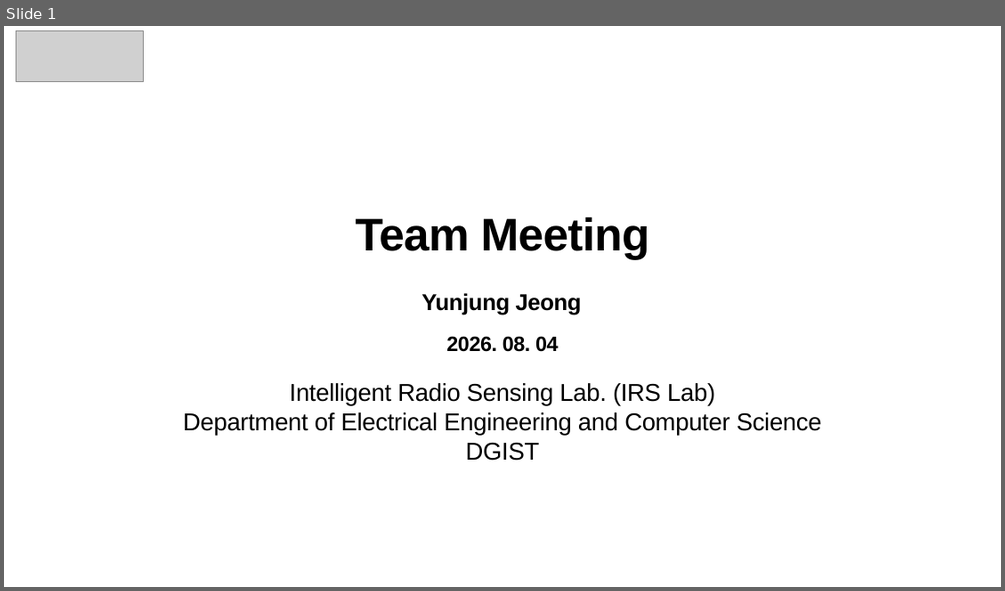
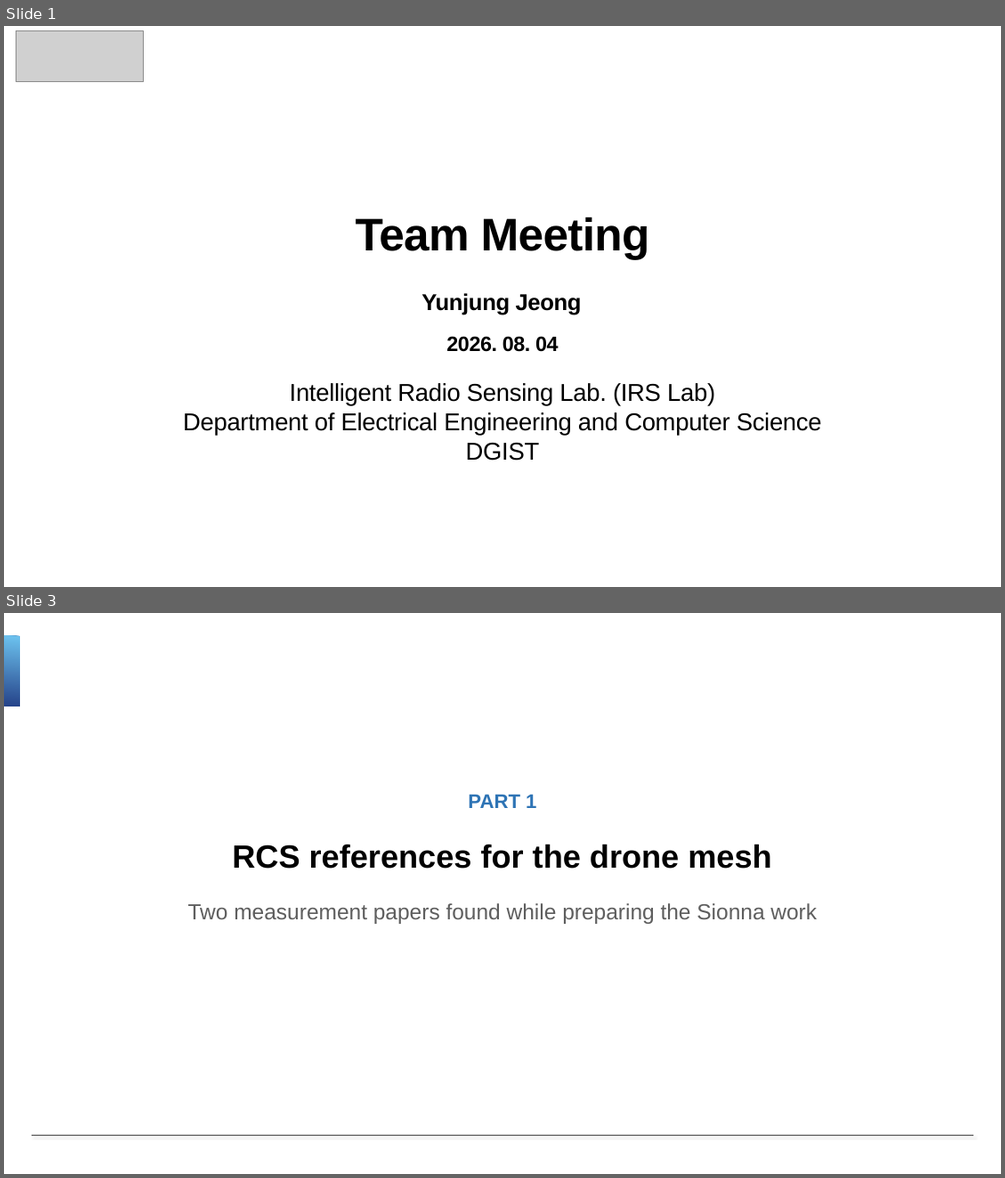
Before and after one commit to Dkor-1/sionna2, a slide deck: decks/teammeeting_0804_v3.pptx. Shown one above the other, each under a label of ours: slide 1 before the commit, slides 1 and 3 after it; the slides between them are not shown. The pictures are 1005x591 and 1005x1178 pixels, drawn with LibreOffice and Linux fonts; fonts in the diff are those of the drawing; grey boxes stand for pictures; background and template pictures are left out. Boxes give left, top, right and bottom in pixels: in the first picture for what was removed or moved away, otherwise in the second. Text is boxed around its words. In the diff, an @@ line names an element or a change of style, - is before the commit and + after.

```diff
--- a/decks/teammeeting_0804_v3.pptx
+++ b/decks/teammeeting_0804_v3.pptx
@@ slide 3 added at box(4, 613, 1001, 1174), background #FFFFFF @@
@@ rectangle added at box(4, 636, 19, 706), fill gradient #5191C8 to #6CC1EE to #26448A @@
@@ text added at box(468, 794, 536, 808), 38 pt, text #2E74B5, bold @@
+PART 1
@@ text added at box(232, 844, 771, 868), 62 pt, text #000000, bold @@
+RCS references for the drone mesh
@@ text added at box(188, 903, 817, 924), 42 pt, text #5E5E5E @@
+Two measurement papers found while preparing the Sionna work
@@ line added from (32, 1135) to (973, 1135), #000000 2 pt @@
```
Also in this commit, not shown: 5 other slides added, 10 slides removed, 3 other files.
